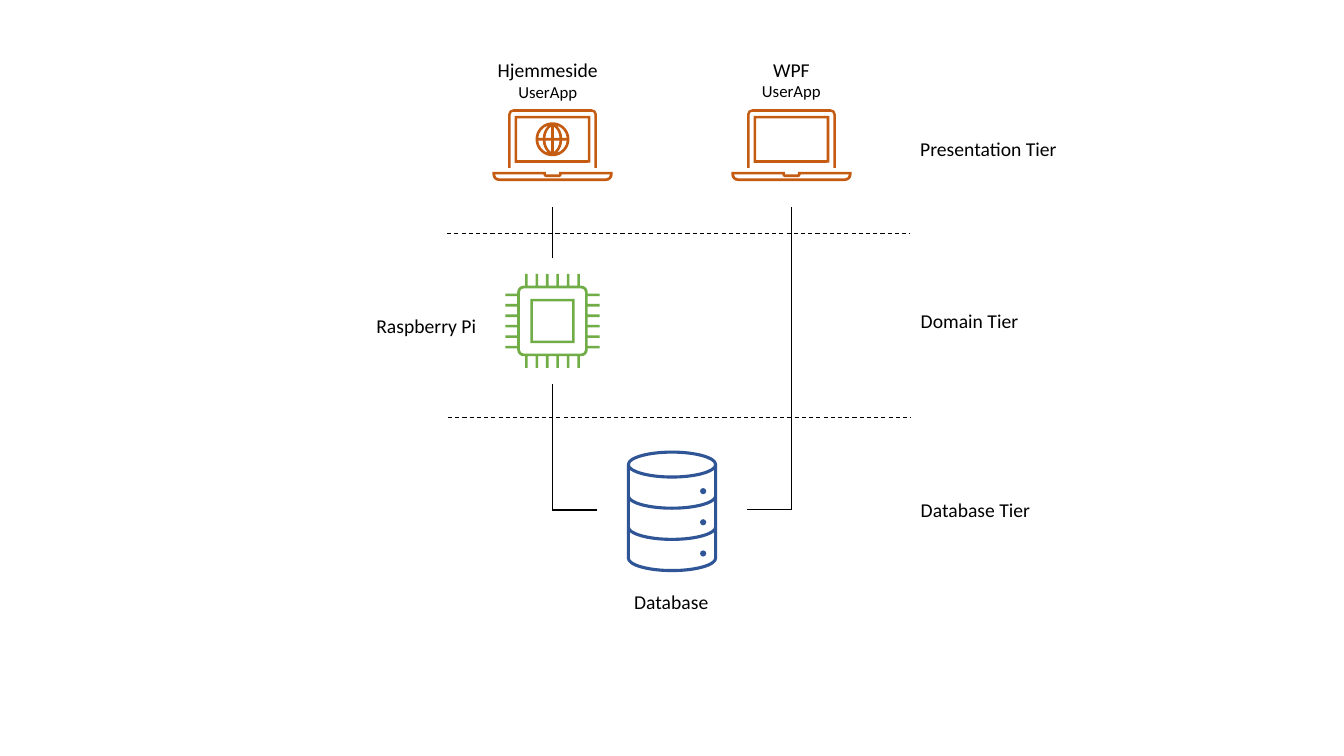
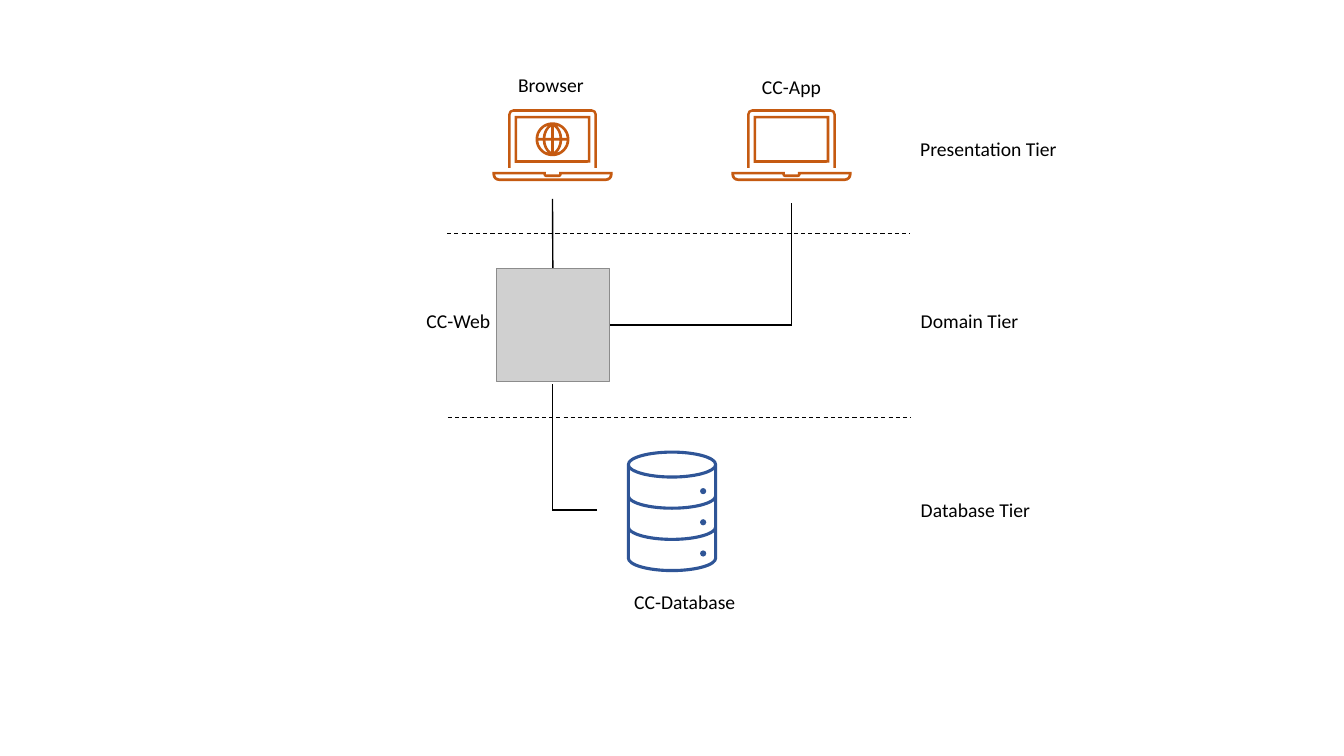
Before and after one commit to CityCrawl/CityCrawl, a slide deck: slide 1 of Diagrammer/ArkitekturLag.pptx. Drawn at 1344x756 pixels with LibreOffice and Linux fonts; fonts in the diff are those of the drawing; grey boxes stand for pictures. Boxes give left, top, right and bottom in pixels: in the first picture for what was removed or moved away, otherwise in the second. Text is boxed around its words. In the diff, an @@ line names an element or a change of style, - is before the commit and + after.

```diff
--- a/Diagrammer/ArkitekturLag.pptx
+++ b/Diagrammer/ArkitekturLag.pptx
@@ text at [518,79,584,92]: text changed @@
-Hjemmeside
-UserApp
+Browser
@@ text at [762,81,821,97]: text changed; size 12 to 14 pt @@
-WPF
-UserApp
+CC-App
@@ line moved from (553, 258) - (553, 208) to (553, 268) - (553, 199) @@
@@ elbow line moved from (747, 510) - (791, 208) to (610, 325) - (791, 204) @@
@@ picture added at [496,268,610,382] @@
@@ freeform shape removed at [505,274,599,368] @@
@@ freeform shape removed at [530,298,575,343] @@
@@ text at [426,314,490,328]: text changed @@
-Raspberry Pi
+CC-Web
@@ text at [634,595,735,609]: text changed @@
-Database
+CC-Database
```
Also in this commit, not shown: 11 other files.
